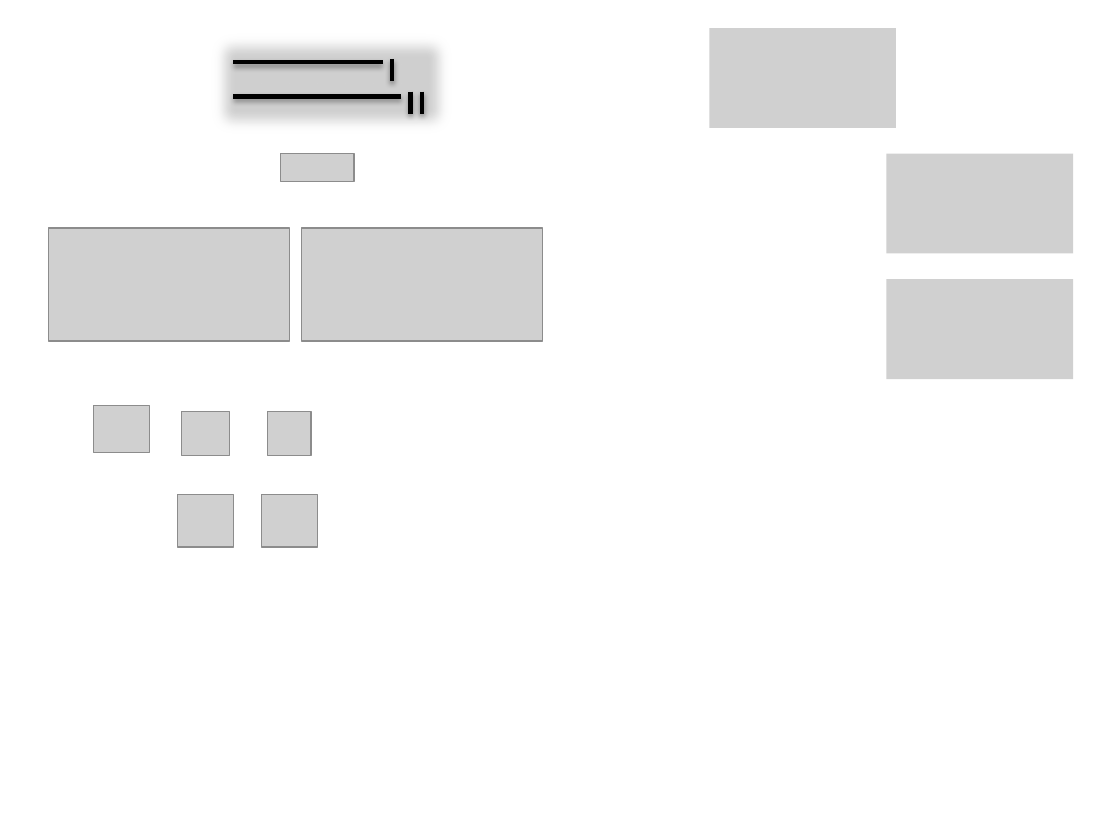
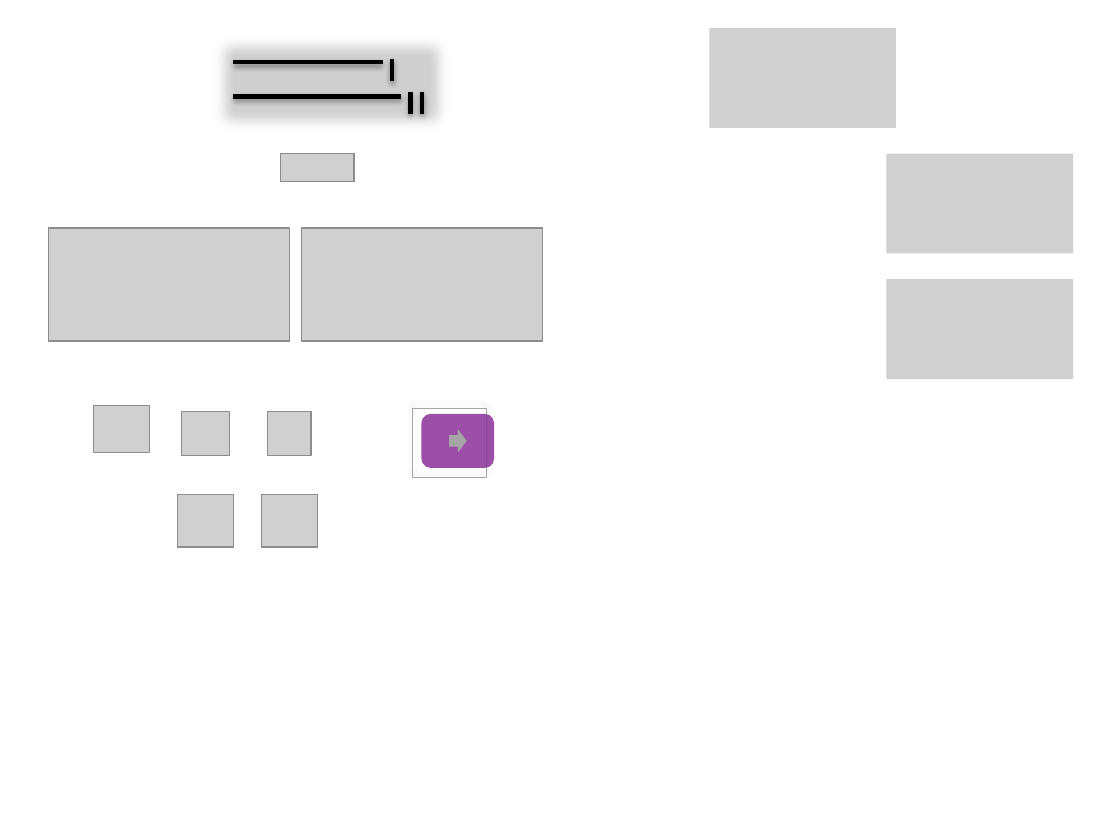
Before and after one commit to sudeeprp/GitaPower, a slide deck: slide 1 of feeder/tools/pics-making.pptx. Drawn at 1120x840 pixels with LibreOffice and Linux fonts; fonts in the diff are those of the drawing; grey boxes stand for pictures. Boxes give left, top, right and bottom in pixels: in the first picture for what was removed or moved away, otherwise in the second. Text is boxed around its words. In the diff, an @@ line names an element or a change of style, - is before the commit and + after.

```diff
--- a/feeder/tools/pics-making.pptx
+++ b/feeder/tools/pics-making.pptx
@@ rectangle added at (x1=412, y1=408, x2=486, y2=477), outline #A6A6A6 0.25 pt @@
@@ rounded rectangle added at (x1=421, y1=414, x2=494, y2=468), fill #822492 at 80% opacity @@
@@ right arrow added at (x1=449, y1=429, x2=467, y2=452), fill #A6A6A6 @@
```
Also in this commit, not shown: 4 other files.
